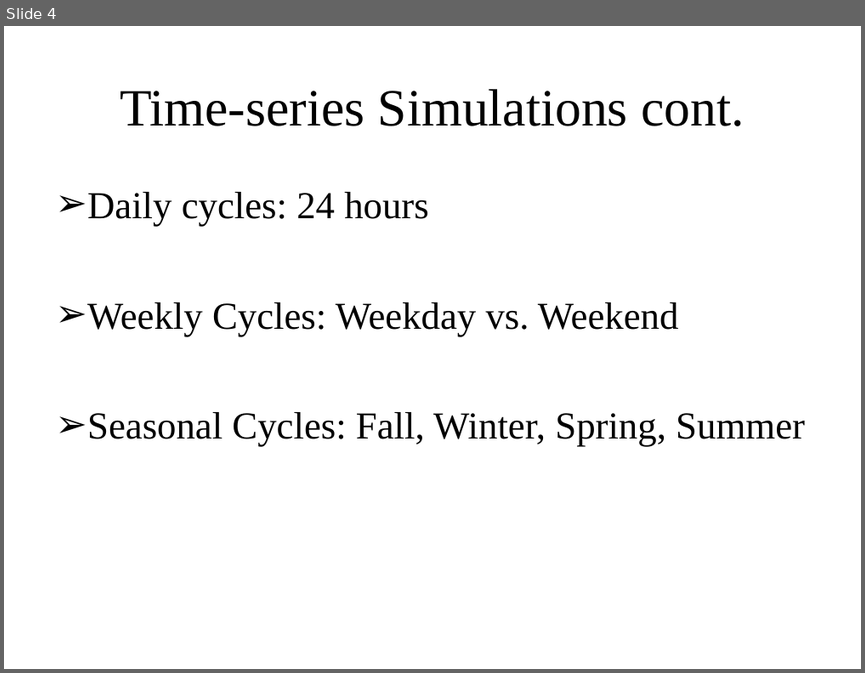
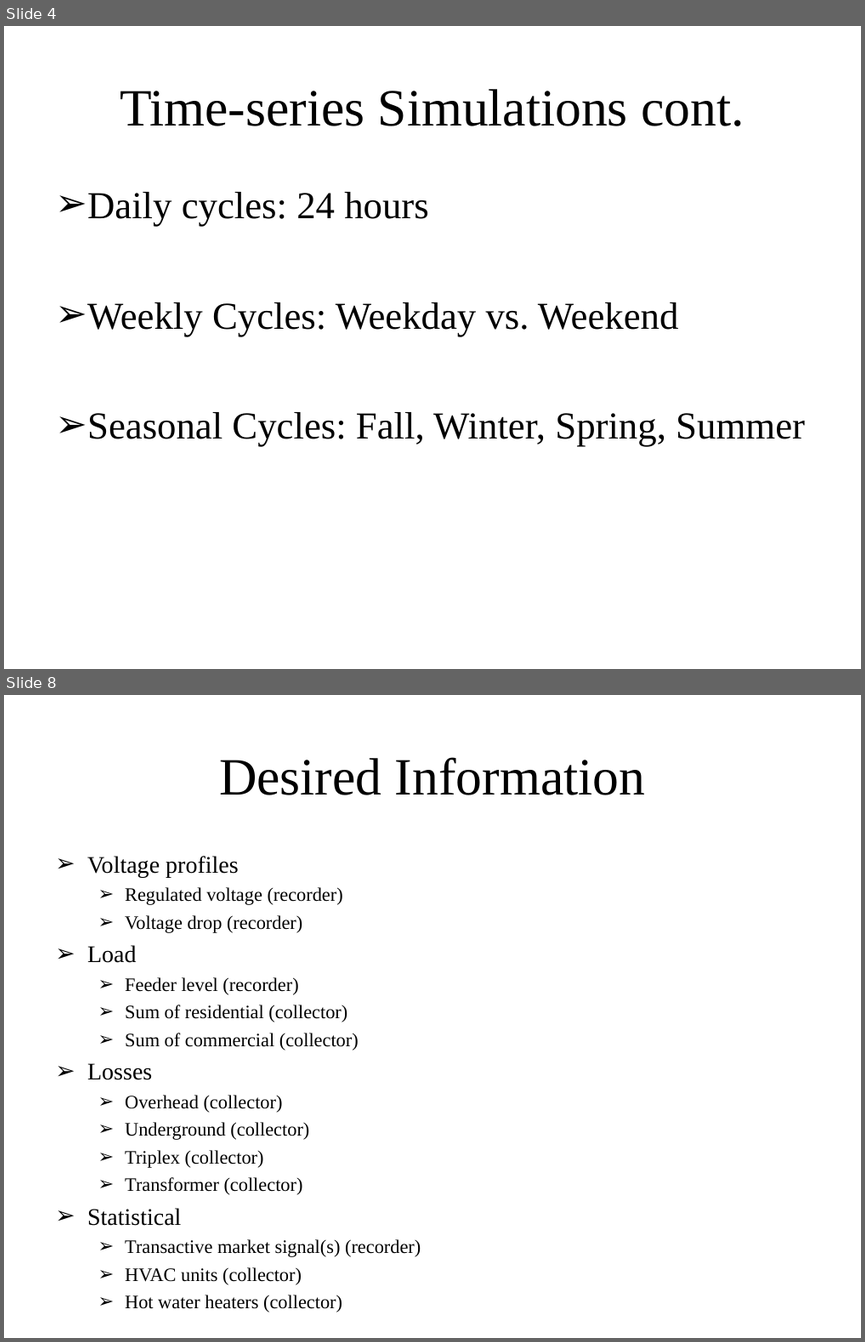
Before and after one commit to gridlab-d/course, a slide deck: Distribution Analysis Course/1.0 - Anual Analysis.ppt. Shown one above the other, each under a label of ours: slide 4 before the commit, slides 4 and 8 after it; the slides between them are not shown. The pictures are 865x673 and 865x1342 pixels, drawn with LibreOffice and Linux fonts; fonts in the diff are those of the drawing. Boxes give left, top, right and bottom in pixels: in the first picture for what was removed or moved away, otherwise in the second. Text is boxed around its words. In the diff, an @@ line names an element or a change of style, - is before the commit and + after.

```diff
--- a/Distribution Analysis Course/1.0 - Anual Analysis.ppt
+++ b/Distribution Analysis Course/1.0 - Anual Analysis.ppt
@@ slide 8 added at <box>4,695,861,1338</box>, background #FFFFFF @@
@@ title added at <box>219,757,645,795</box>, 44 pt, text #000000 @@
+Desired Information
@@ text added at <box>87,856,420,1312</box>, 16 pt, text #000000 @@
+➢ Voltage profiles
+  ➢ Regulated voltage (recorder)
+  ➢ Voltage drop (recorder)
+➢ Load
+  ➢ Feeder level (recorder)
+  ➢ Sum of residential (collector)
+  ➢ Sum of commercial (collector)
+➢ Losses
+  ➢ Overhead (collector)
+  ➢ Underground (collector)
+  ➢ Triplex (collector)
+  ➢ Transformer (collector)
+➢ Statistical
+  ➢ Transactive market signal(s) (recorder)
+  ➢ HVAC units (collector)
+  ➢ Hot water heaters (collector)
```
Also in this commit, not shown: 1 slide changed, 6 other slides added, 3 slides removed.
